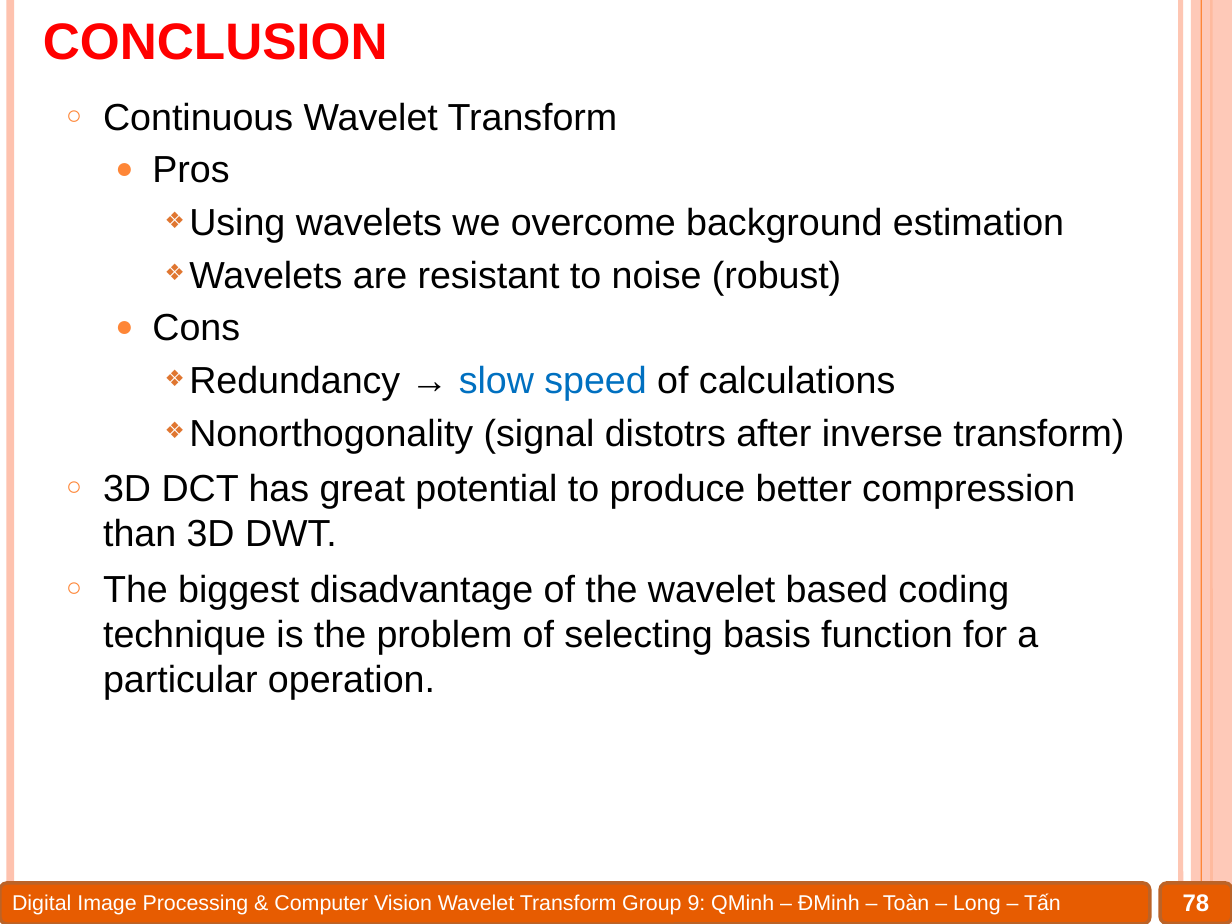
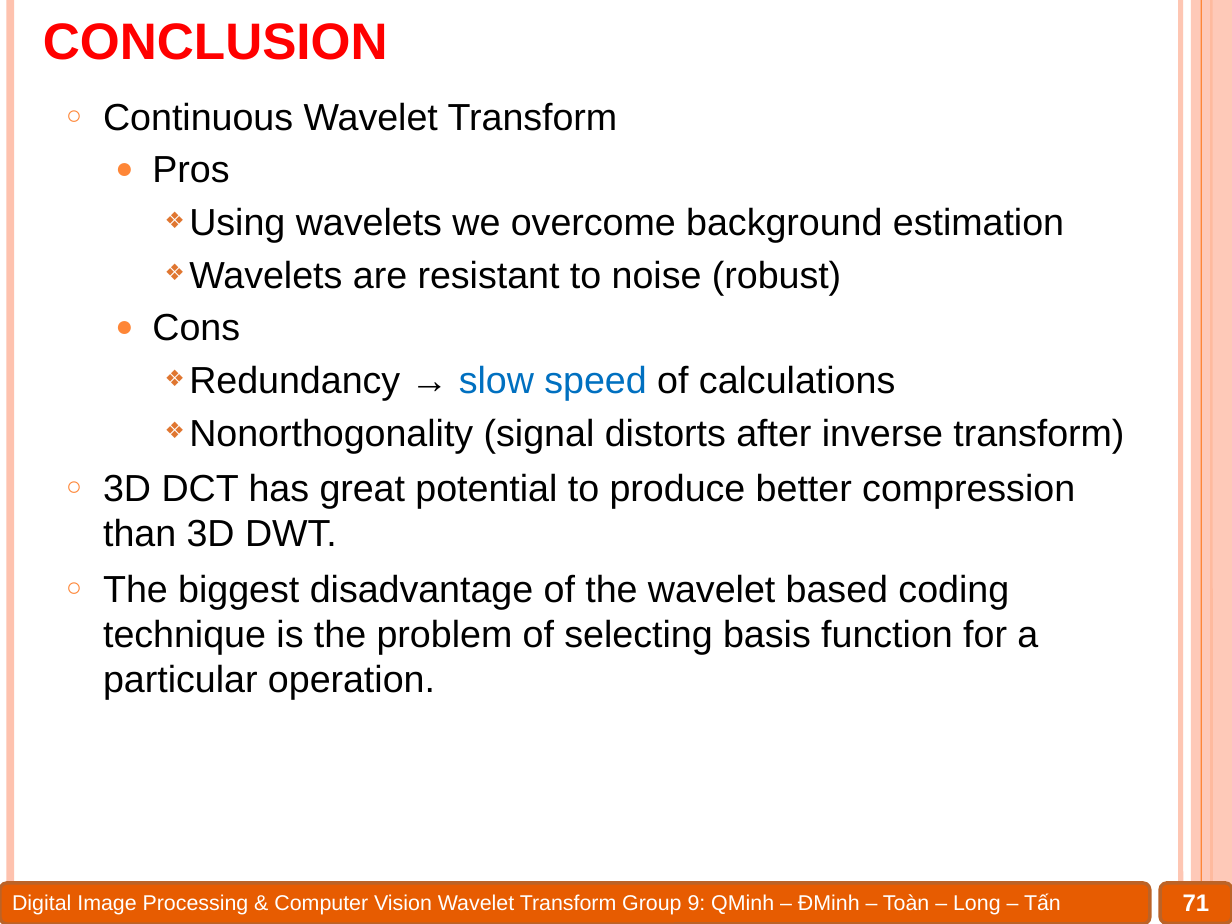
Before and after one commit to Alex7Huynh/dip-g9, a slide deck: slide 71 of 6. PPT/Wavelet transform.pptx (slide 78 before the commit). Drawn at 1232x924 pixels with LibreOffice and Linux fonts; fonts in the diff are those of the drawing. Boxes give left, top, right and bottom in pixels: in the first picture for what was removed or moved away, otherwise in the second. Text is boxed around its words. In the diff, an @@ line names an element or a change of style, - is before the commit and + after.

```diff
--- a/6. PPT/Wavelet transform.pptx
+++ b/6. PPT/Wavelet transform.pptx
@@ text at <box>189,418,1124,453</box>: text changed @@
-    ❖ Nonorthogonality (signal distotrs after inverse transform)
+    ❖ Nonorthogonality (signal distorts after inverse transform)
@@ page number at <box>1183,894,1210,911</box>: text changed @@
-78
+71
```
Also in this commit, not shown: 7 other slides changed, 7 slides removed, 3 other files.
